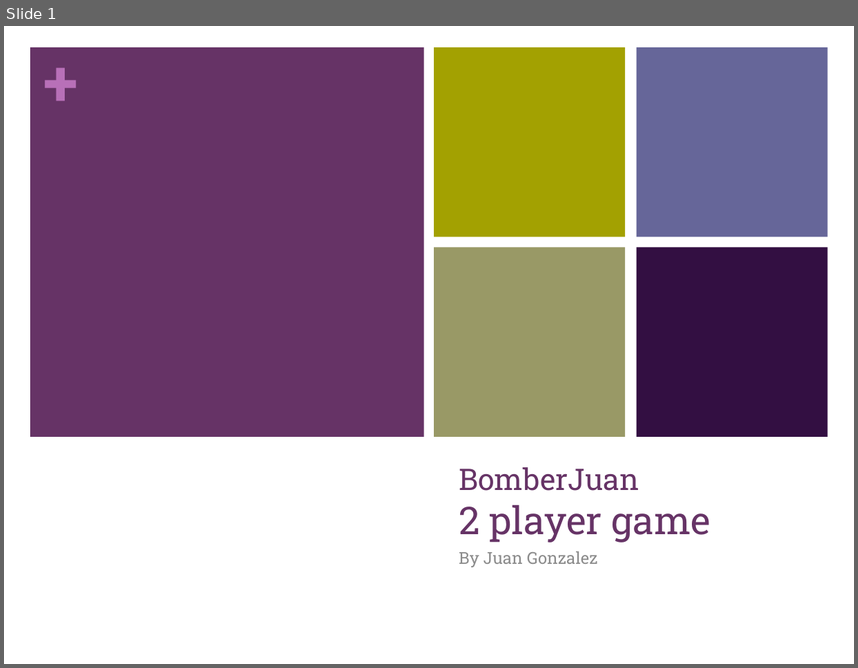
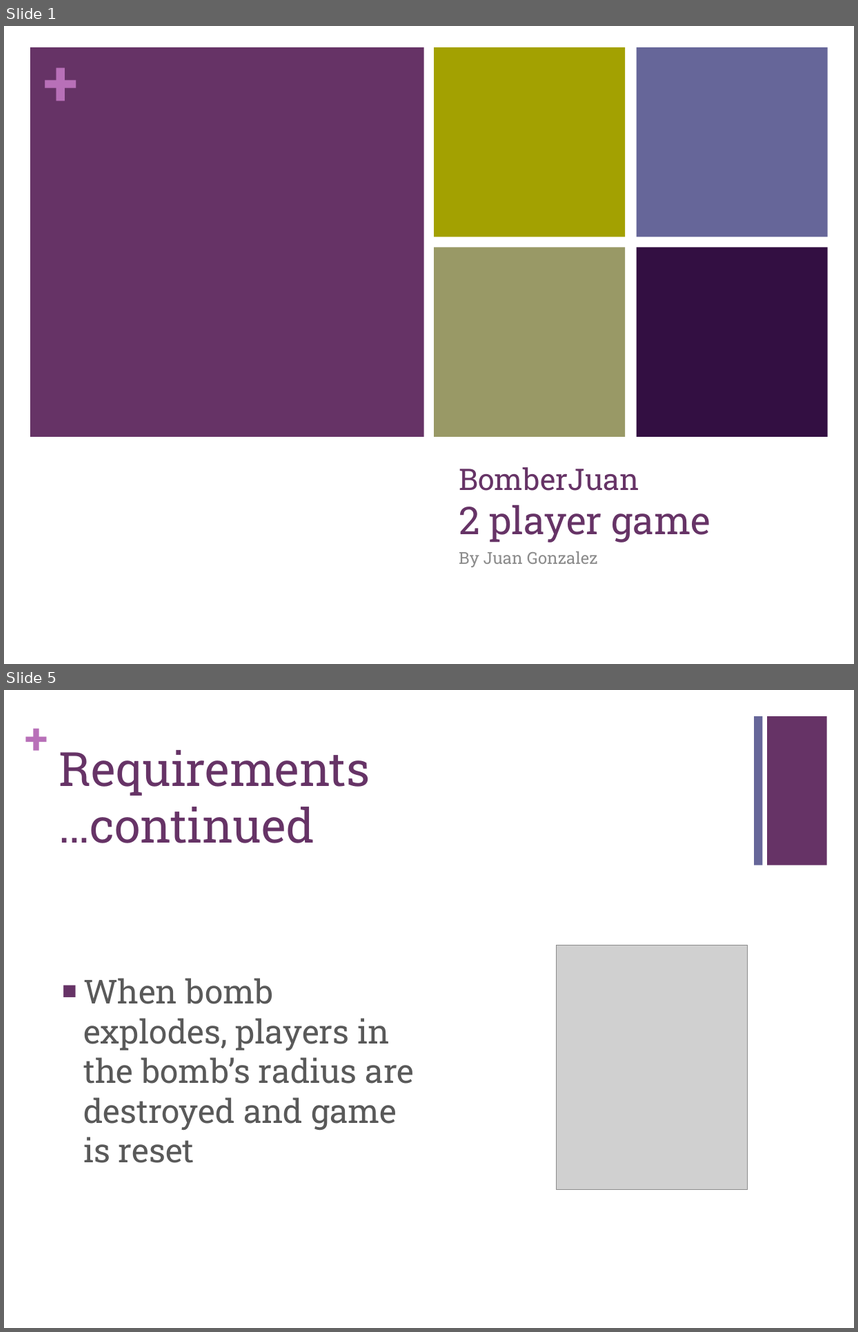
Before and after one commit to juangonzalez/Juan, a slide deck: BomberJuan.pptx. Shown one above the other, each under a label of ours: slide 1 before the commit, slides 1 and 5 after it; the slides between them are not shown. The pictures are 858x668 and 858x1332 pixels, drawn with LibreOffice and Linux fonts; fonts in the diff are those of the drawing; grey boxes stand for pictures. Boxes give left, top, right and bottom in pixels: in the first picture for what was removed or moved away, otherwise in the second. Text is boxed around its words. In the diff, an @@ line names an element or a change of style, - is before the commit and + after.

```diff
--- a/BomberJuan.pptx
+++ b/BomberJuan.pptx
@@ slide 5 added at bbox=[4, 690, 854, 1328], background #FFFFFF @@
@@ text added at bbox=[25, 711, 49, 763], 36 pt, text #B870B8, bold @@
++
@@ rectangle added at bbox=[754, 716, 762, 865], fill #666699 @@
@@ rectangle added at bbox=[767, 716, 827, 865], fill #663366 @@
@@ title added at bbox=[59, 750, 370, 843], 40 pt, text #663366 @@
+Requirements
+…continued
@@ picture added at bbox=[557, 945, 747, 1189] @@
@@ text added at bbox=[83, 978, 415, 1163], 28 pt, text #595959 @@
+■ When bomb explodes, players in the bomb’s radius are destroyed and game is reset
```
Also in this commit, not shown: 6 slides changed, 2 other slides added, 3 other files.
